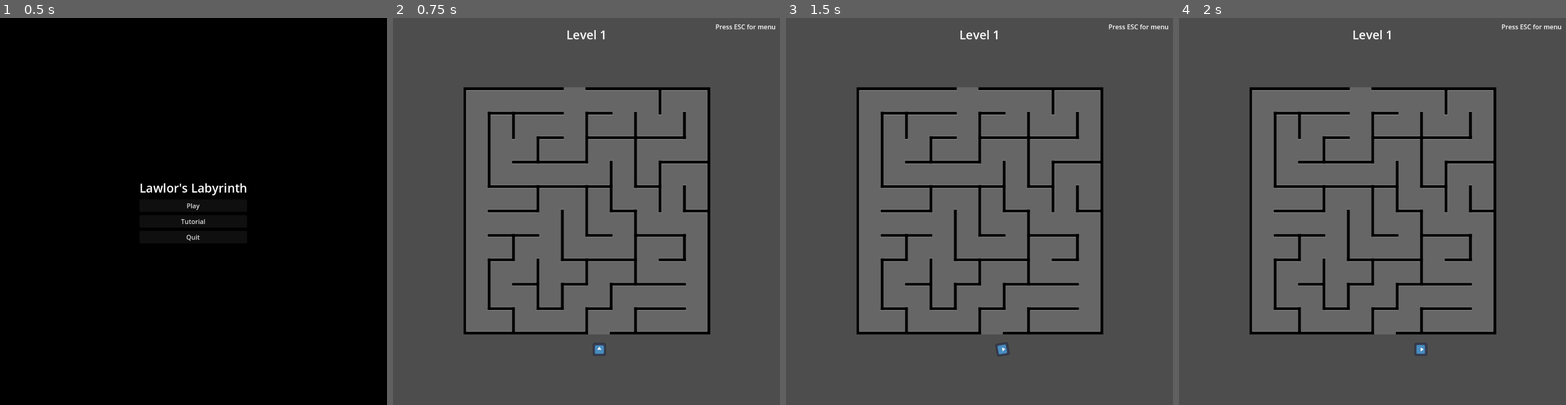
Above: before the commit, frames 1-4 (left to right).
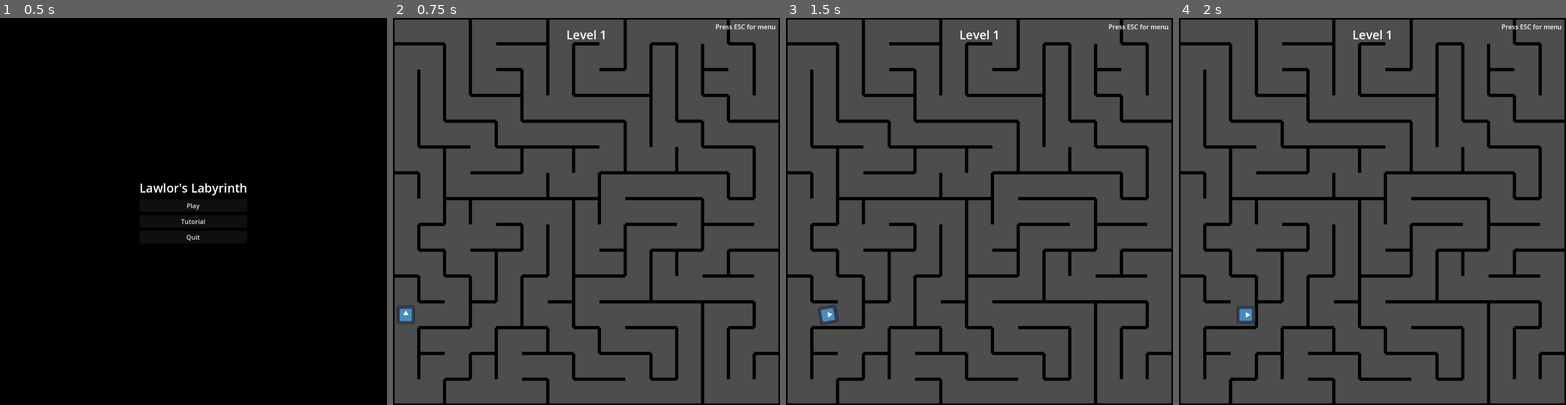
Above: after the commit, the same moments.

Repository: gkim14/CS471_LawlorsLabyrinth
Game: Godot game, scene res://scenes/StartScreen.tscn
The game is run twice, just before and just after one commit, with the same random seed, the same clock (stepped at 60 frames per second) and the same inputs. The engine's default icon, where the game draws it, is replaced by a stand-in: a white triangle on a blue panel in a dark square.
Inputs:
- Up to frame 1 (0.5 s): no input
- Up to frame 2 (0.75 s): click "Play" at 0.5 s
- Up to frame 3 (1.5 s): tap Enter at 1.25 s; hold D (right) from 1.28 s (still down)
- Up to frame 4 (2 s): keep holding D (right)

Frame 1 is identical in both runs. In frame 2, 47% of the frame differs, in the area x 0-100%, y 0-100%; in frame 3, 47%; in frame 4, 47%.

Commit message:
implemented random maze, still need to fix ui placement and camera scaling

Diff:
--- /dev/null
+++ b/scenes/Main.tscn
@@ -0,0 +1,50 @@
+[gd_scene load_steps=6 format=3 uid="uid://cchknxue45sre"]
+
+[ext_resource type="PackedScene" uid="uid://dm8rcdlqgfam1" path="res://scenes/RdMaze.tscn" id="1_elqb8"]
+[ext_resource type="PackedScene" uid="uid://csl5gj8r6i4ko" path="res://scenes/MazeAddon.tscn" id="2_rvslj"]
+[ext_resource type="PackedScene" uid="uid://bvctpnbtxg0gb" path="res://scenes/PauseMenu.tscn" id="3_0bbpv"]
+
+[sub_resource type="LabelSettings" id="LabelSettings_rarhs"]
+font_size = 30
+
+[sub_resource type="LabelSettings" id="LabelSettings_vcsgt"]
+
+[node name="Main" type="Node2D"]
+
+[node name="RdMaze" parent="." instance=ExtResource("1_elqb8")]
+
+[node name="MazeAddon" parent="." instance=ExtResource("2_rvslj")]
+
+[node name="UI" type="CanvasLayer" parent="."]
+follow_viewport_scale = 0.001
+
+[node name="PauseMenu" parent="UI" instance=ExtResource("3_0bbpv")]
+visible = false
+
+[node name="LevelName" type="Label" parent="UI"]
+anchors_preset = 5
+anchor_left = 0.5
+anchor_right = 0.5
+offset_left = -50.0
+offset_top = 20.0
+offset_right = 50.0
+offset_bottom = 62.0
+grow_horizontal = 2
+text = "Level 1"
+label_settings = SubResource("LabelSettings_rarhs")
+horizontal_alignment = 1
+vertical_alignment = 1
+
+[node name="EscHint" type="Label" parent="UI"]
+anchors_preset = 1
+anchor_left = 1.0
+anchor_right = 1.0
+offset_left = -50.0
+offset_top = 10.0
+offset_right = -10.0
+offset_bottom = 33.0
+grow_horizontal = 0
+text = "Press ESC for menu"
+label_settings = SubResource("LabelSettings_vcsgt")
+horizontal_alignment = 1
+vertical_alignment = 1
--- /dev/null
+++ b/scenes/MazeAddon.tscn
@@ -0,0 +1,19 @@
+[gd_scene load_steps=6 format=3 uid="uid://csl5gj8r6i4ko"]
+
+[ext_resource type="PackedScene" uid="uid://fpxqq4c0mdh5" path="res://scenes/Exit.tscn" id="1_c4nf7"]
+[ext_resource type="PackedScene" uid="uid://yldodekd0tgo" path="res://scenes/Player.tscn" id="2_su57o"]
+[ext_resource type="Script" uid="uid://clll0qoa4a7ew" path="res://scripts/MazeAddon.gd" id="3_e4kb7"]
+
+[sub_resource type="TileSetScenesCollectionSource" id="TileSetScenesCollectionSource_r2qtq"]
+scenes/1/scene = ExtResource("1_c4nf7")
+scenes/2/scene = ExtResource("2_su57o")
+
+[sub_resource type="TileSet" id="TileSet_dolph"]
+tile_size = Vector2i(64, 64)
+sources/0 = SubResource("TileSetScenesCollectionSource_r2qtq")
+
+[node name="MazeAddon" type="Node2D"]
+script = ExtResource("3_e4kb7")
+
+[node name="TileMapLayer" type="TileMapLayer" parent="."]
+tile_set = SubResource("TileSet_dolph")
--- a/scenes/Player.tscn
+++ b/scenes/Player.tscn
@@ -8,7 +8,7 @@
 
 [node name="Player" type="CharacterBody2D" groups=["Player"]]
 process_mode = 1
-scale = Vector2(0.78273964, 0.78273964)
+scale = Vector2(0.33817232, 0.36461204)
 script = ExtResource("2_3li8b")
 metadata/_edit_group_ = true
 
--- /dev/null
+++ b/scripts/MazeAddon.gd
@@ -0,0 +1,26 @@
+extends Node2D
+
+const source_id = 0
+
+const exit_id = 1
+const player_id = 2
+
+var tile_size = 64  # tile size (in pixels)
+var width = 15 # width of map (in tiles)
+var height = 15 # height of map (in tiles)
+
+var rng = RandomNumberGenerator.new()
+
+@onready var Map = $TileMapLayer
+# Called when the node enters the scene tree for the first time.
+func _ready():
+	add_player()
+	add_exit()
+
+func add_player():
+	var rd = rng.randi_range(0, 14)
+	Map.set_cell(Vector2i(0,rd), source_id, Vector2i(0,0), player_id)
+
+func add_exit():
+	var rd = rng.randi_range(0, 14)
+	Map.set_cell(Vector2i(14, rd), source_id, Vector2i(0,0), exit_id)
--- a/scripts/StartScreen.gd
+++ b/scripts/StartScreen.gd
@@ -10,7 +10,7 @@
 	quit_button.pressed.connect(_on_quit_pressed)
 
 func _on_play_pressed():
-	get_tree().change_scene_to_file("res://levels/Level1.tscn")
+	get_tree().change_scene_to_file("res://scenes/Main.tscn")
 
 func _on_tutorial_pressed():
 	var tutorial = preload("res://scenes/TutorialWindow.tscn").instantiate()
--- a/scripts/exit.gd
+++ b/scripts/exit.gd
@@ -4,8 +4,9 @@
 
 func _on_body_entered(body: Node2D) -> void:
 	if body.is_in_group("Player"):
-		var current_scene_file = get_tree().current_scene.scene_file_path
-		var next_level_num = current_scene_file.to_int() + 1
+		get_tree().reload_current_scene.call_deferred()
+		#var current_scene_file = get_tree().current_scene.scene_file_path
+		#var next_level_num = current_scene_file.to_int() + 1
 
-		var next_level_path = file_path + str(next_level_num) + ".tscn"
-		get_tree().change_scene_to_file.call_deferred(next_level_path)
+		#var next_level_path = file_path + str(next_level_num) + ".tscn"
+		#get_tree().change_scene_to_file.call_deferred(next_level_path)
--- a/scripts/rd_maze.gd
+++ b/scripts/rd_maze.gd
@@ -86,4 +86,4 @@
 			unvisited.erase(current)
 		elif stack:
 			current = stack.pop_back()
-		await get_tree().process_frame
+		#await get_tree().process_frame
Not shown, added: scripts/MazeAddon.gd.uid
